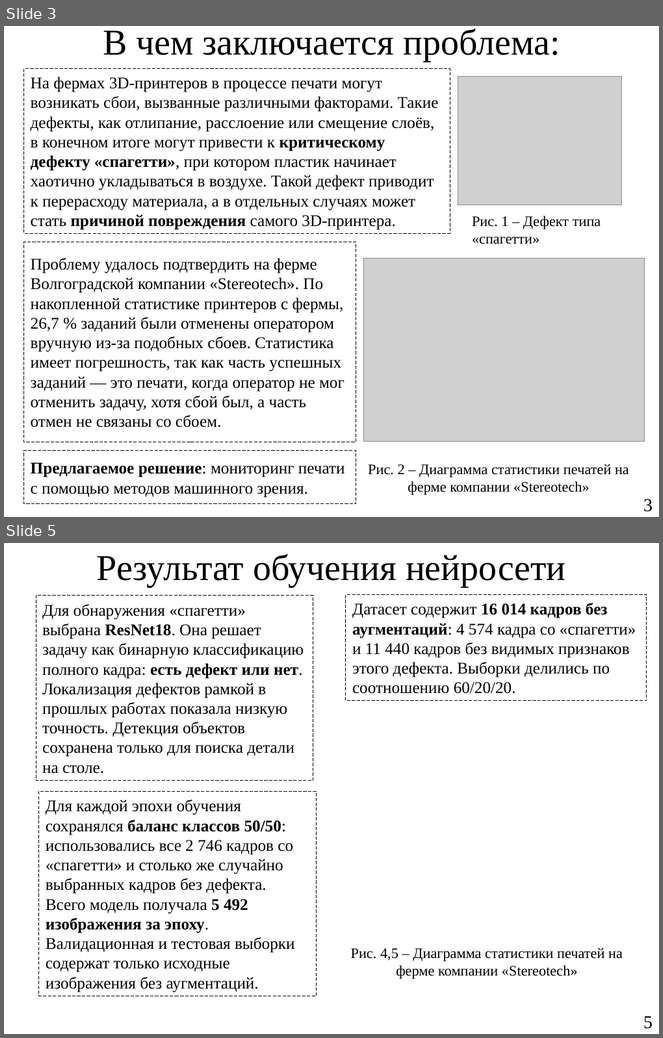
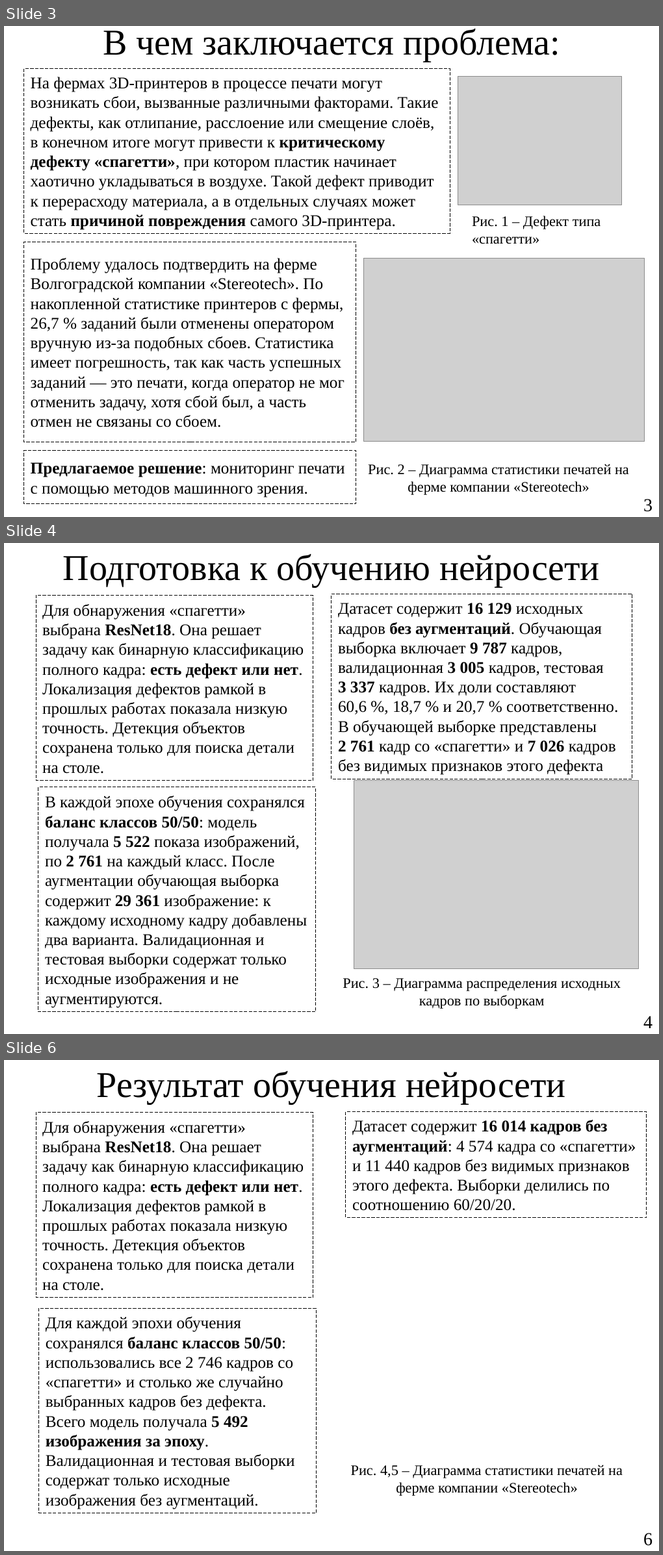
Before and after one commit to Yawllen/Nir2, a slide deck: presentation/NIR2_slide01_v2.pptx. Shown one above the other, each under a label of ours: slides 3 and 5 before the commit, slides 3, 4 and 6 after it; the slides between them are not shown. The pictures are 663x1038 and 663x1555 pixels, drawn with LibreOffice and Linux fonts; fonts in the diff are those of the drawing; grey boxes stand for pictures. Boxes give left, top, right and bottom in pixels: in the first picture for what was removed or moved away, otherwise in the second. Text is boxed around its words. In the diff, an @@ line names an element or a change of style, - is before the commit and + after.

```diff
--- a/presentation/NIR2_slide01_v2.pptx
+++ b/presentation/NIR2_slide01_v2.pptx
@@ slide 4 added at [4,543,659,1034], background #FFFFFF @@
@@ title added at [63,554,600,587], 40 pt, text #000000 @@
+Подготовка к обучению нейросети
@@ rectangle added at [36,596,313,781], outline #000000 0.75 pt dashed, 18 pt, text #000000 @@
+Для обнаружения «спагетти» выбрана ResNet18. Она решает задачу как бинарную классификацию полного кадра: есть дефект или нет. Локализация дефектов рамкой в прошлых работах показала низкую точность. Детекция объектов сохранена только для поиска детали на столе.
@@ rectangle added at [332,594,633,780], outline #000000 0.75 pt dashed, 18 pt, text #000000 @@
+Датасет содержит 16 129 исходных кадров без аугментаций. Обучающая выборка включает 9 787 кадров, валидационная 3 005 кадров, тестовая 3 337 кадров. Их доли составляют 60,6 %, 18,7 % и 20,7 % соответственно. В обучающей выборке представлены 2 761 кадр со «спагетти» и 7 026 кадров без видимых признаков этого дефекта
@@ rectangle added at [38,787,316,1012], outline #000000 0.75 pt dashed, 18 pt, text #000000 @@
+В каждой эпохе обучения сохранялся баланс классов 50/50: модель получала 5 522 показа изображений, по 2 761 на каждый класс. После аугментации обучающая выборка содержит 29 361 изображение: к каждому исходному кадру добавлены два варианта. Валидационная и тестовая выборки содержат только исходные изображения и не аугментируются.
@@ picture added at [354,781,639,969] @@
@@ text added at [343,979,621,1009], 16 pt, text #000000 @@
+Рис. 3 – Диаграмма распределения исходных кадров по выборкам
@@ page number added at [644,1016,653,1029], 20 pt, text #000000 @@
+4
@@ what was slide 5 is now slide 6 @@
@@ page number at [644,1533,653,1546]: text changed @@
-5
+6
```
Also in this commit, not shown: 1 slide changed, 2 other files.
